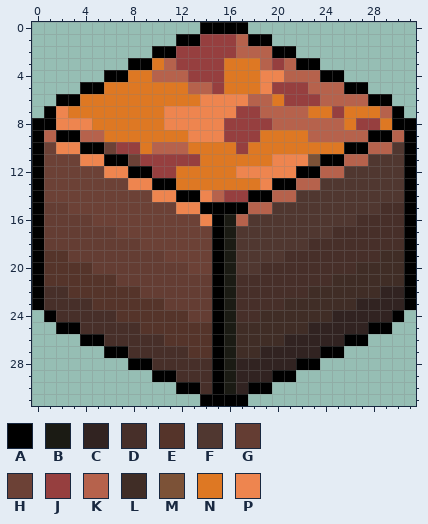
A pixel-art sprite gets an edit: globalgamejam2025/Assets/Tilesets/Terrain/mars_tile.png. The picture above is the old version.
The file is 32x32 pixels. Colours within 5 levels of each other are drawn and written as one.
Palette (. is transparent): A #000000  B #1b1b14  C #312321  D #472f29  E #55342a  F #503730  G #643d33  H #6c4136  J #963f3f  K #b6624c  L #402d26  M #7c5237  N #de7823  P #ee854f
Pixels before, first column x 0:
 0 ..............AAAA..............
 1 ............AAJJJKAA............
 2 ..........AAJJJJJKKKAA..........
 3 ........AANKJJJJNNNKJKAA........
 4 ......AANNKKKJJJNNNPPKKKAA......
 5 ....AANNNNNNNKKJNNNPJJJKKKAA....
 6 ..AANNNNNNNNNNPPPPKKNJJJKKKKAA..
 7 .APNNNNNNNNPPPPPPJJKKKKNNJNNNKA.
 8 AAPPPNNNNNNPPPPPJJJJKKKKKKNJJNAA
 9 AKAAKKNNNNNNNPPPJJJNNNNKKKKKAAKA
10 AHPPAAHJJNKKKNNNNJNNNNNNNNAAKKFA
11 AHHHPPAAHJJJJJNNNNNNPPPMAAKKFFFA
12 AHHHHHPPAAJJNNNNNPPPPPAAKKFFFFFA
13 AHHHHHHHPPAANNNNNNNPAAKKFFFFFFFA
14 AHHHHHHHHHPPAAPKJJAAKKFFFFFFFFFA
15 AGGHHHHHHHHHPPAAAAKKFFFFFFFFFDDA
16 AGGGGHHHHHHHHHPABKFFFFFFFFFDDDDA
17 AGGGGGGHHHHHHHHABFFFFFFFFDDDDDDA
18 AGGGGGGGGHHHHHHABFFFFFFDDDDDDDDA
19 AEEGGGGGGGGHHHHABFFFFDDDDDDDDLLA
20 AEEEEGGGGGGGGHHABFFDDDDDDDDLLLLA
21 AEEEEEEGGGGGGGGABDDDDDDDDLLLLLLA
22 ADDEEEEEEGGGGGGABDDDDDDLLLLLLCCA
23 ADDDDEEEEEEGGGGABDDDDLLLLLLCCCCA
24 .ADDDDDEEEEEEGGABDDLLLLLLCCCCCA.
25 ..AADDDDDEEEEEEABLLLLLLCCCCCAA..
26 ....AADDDDDEEEEABLLLLCCCCCAA....
27 ......AADDDDDEEABLLCCCCCAA......
28 ........AADDDDDABCCCCCAA........
29 ..........AADDDABCCCAA..........
30 ............AADABCAA............
31 ..............AAAA..............
New version:
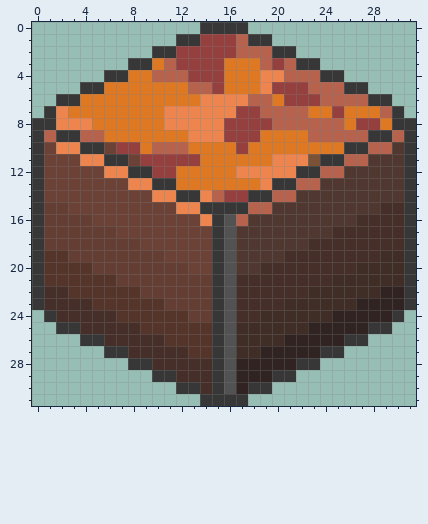
The exact change:
colour A: #000000 -> #373737
colour B: #1b1b14 -> #525252
